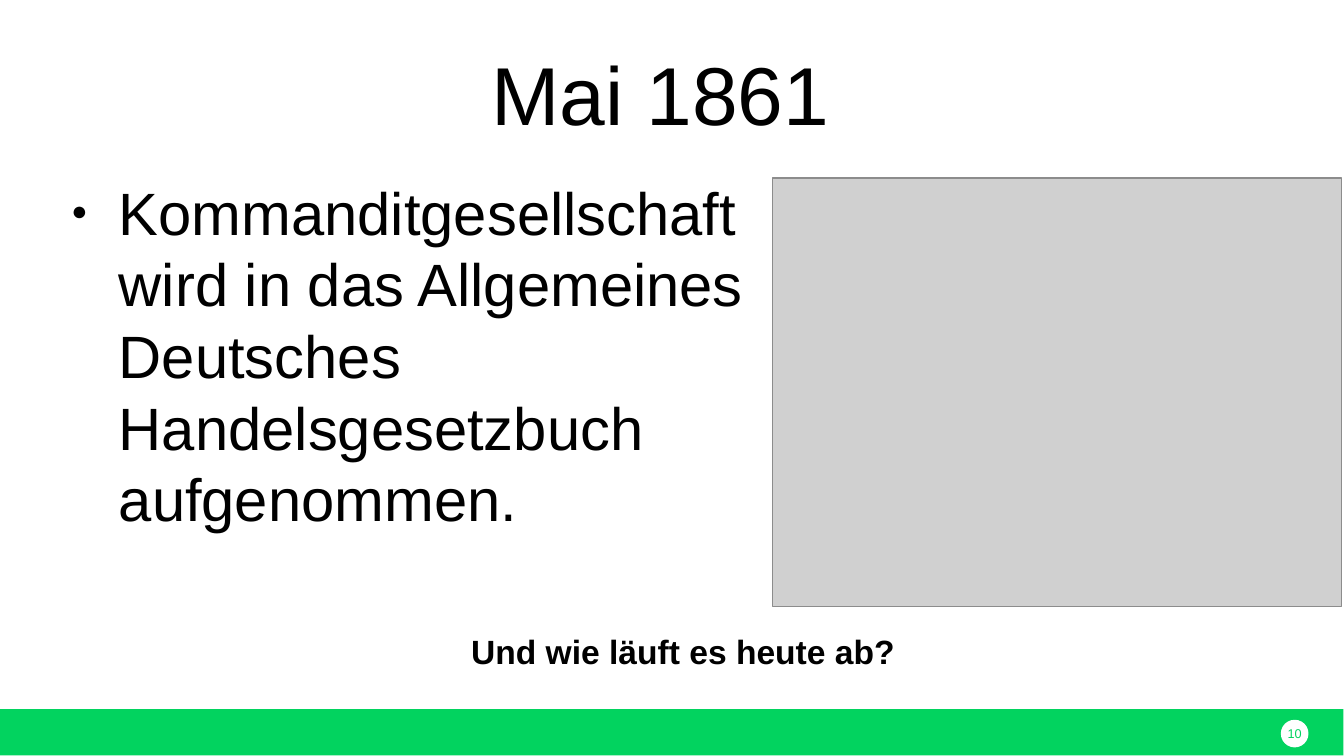
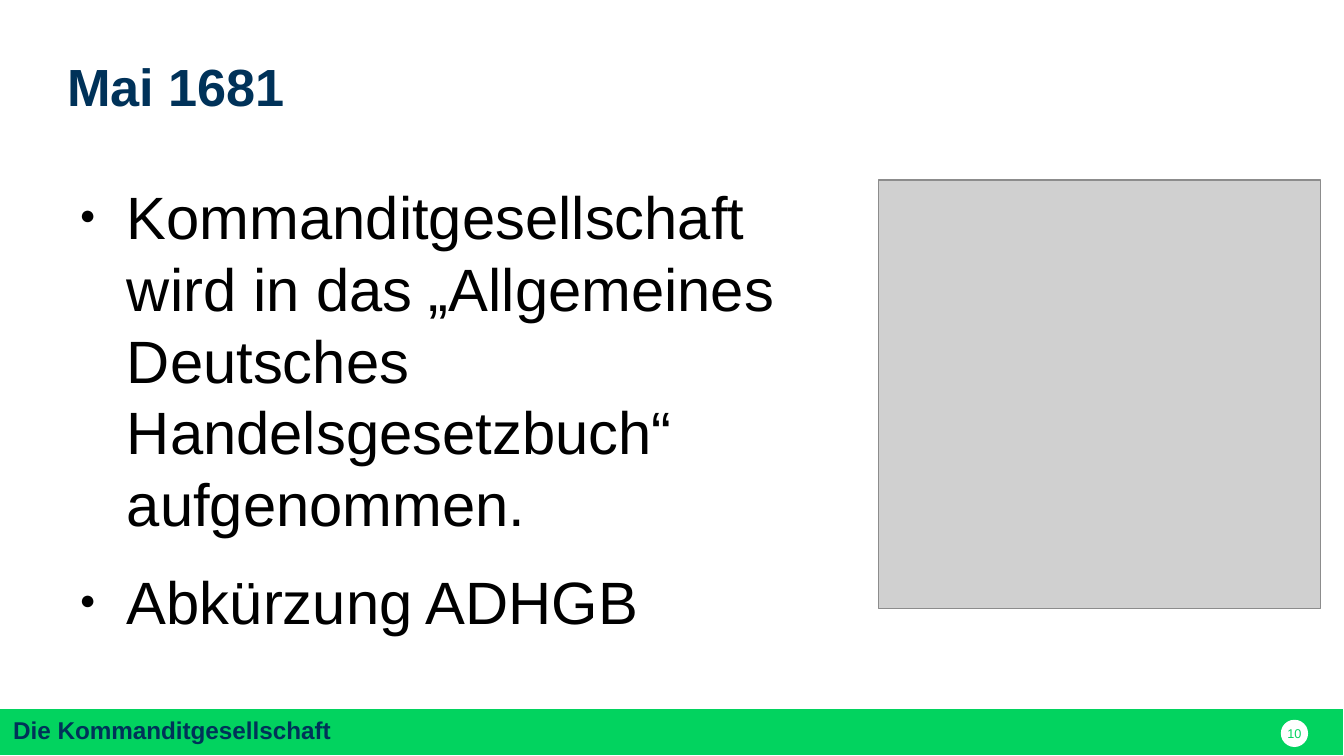
Before and after one commit to nodeg/exercises, a slide deck: slide 10 of FINAL_Referat_BWP_FINAL.pptx. Drawn at 1344x756 pixels with LibreOffice and Linux fonts; fonts in the diff are those of the drawing; grey boxes stand for pictures. Boxes give left, top, right and bottom in pixels: in the first picture for what was removed or moved away, otherwise in the second. Text is boxed around its words. In the diff, an @@ line names an element or a change of style, - is before the commit and + after.

```diff
--- a/FINAL_Referat_BWP_FINAL.pptx
+++ b/FINAL_Referat_BWP_FINAL.pptx
@@ text at bbox=[67, 68, 285, 107]: text changed; size 44 to 28 pt; text colour #000000 to #003259; bold on @@
-Mai 1861
+Mai 1681
@@ text at bbox=[127, 195, 774, 636]: text changed @@
-● Kommanditgesellschaft wird in das Allgemeines Deutsches Handelsgesetzbuch aufgenommen.
+● Kommanditgesellschaft wird in das „Allgemeines Deutsches Handelsgesetzbuch“ aufgenommen.
+● Abkürzung ADHGB
@@ picture: place and size @@
-picture at bbox=[773, 177, 1341, 606]
+picture at bbox=[879, 180, 1321, 609]
@@ text removed at bbox=[471, 639, 895, 665] @@
-Und wie läuft es heute ab?
@@ text in rectangle at bbox=[13, 721, 331, 744]: text added @@
+Die Kommanditgesellschaft
```
Also in this commit, not shown: 15 other slides changed, 9 slides added, 5 slides removed.
